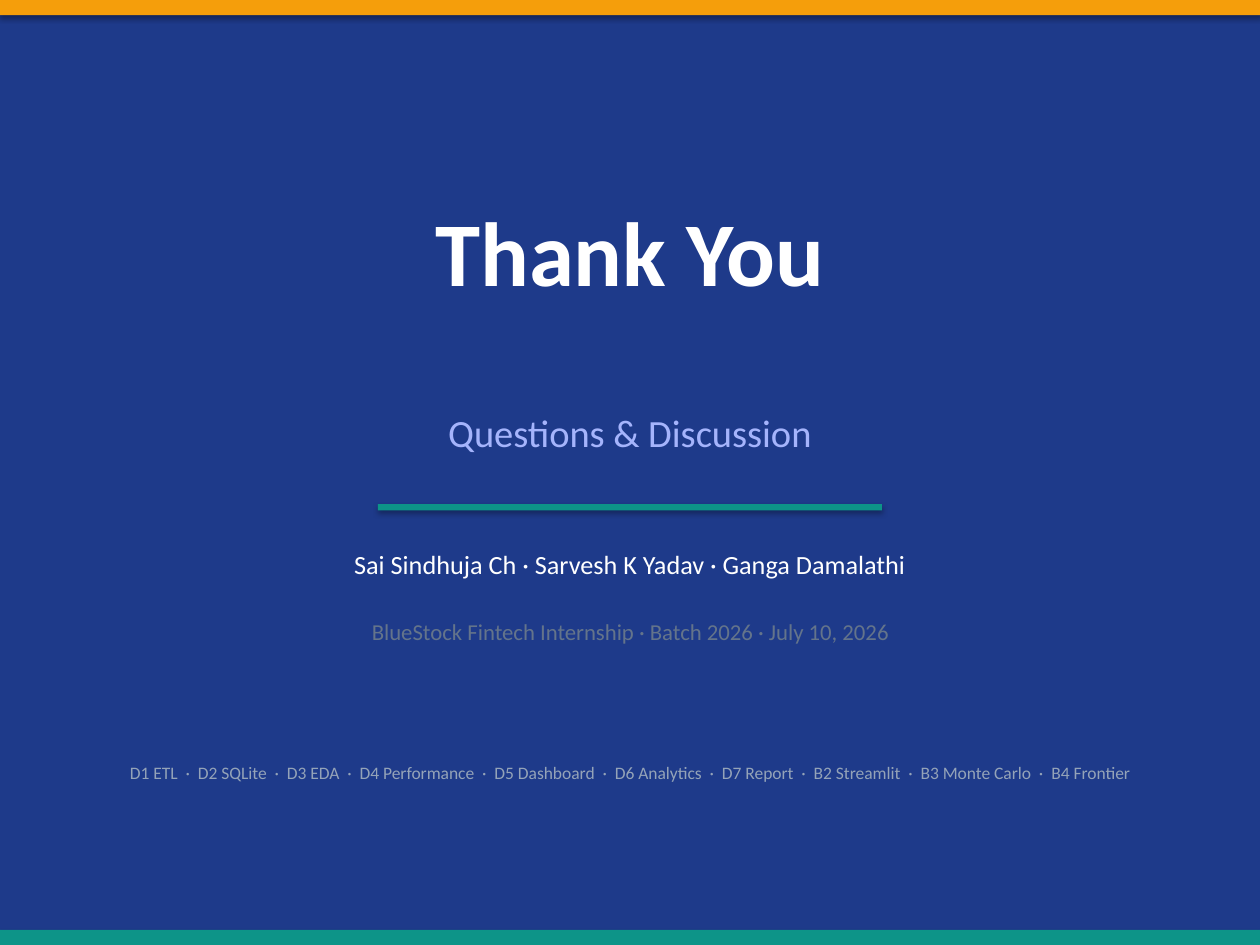
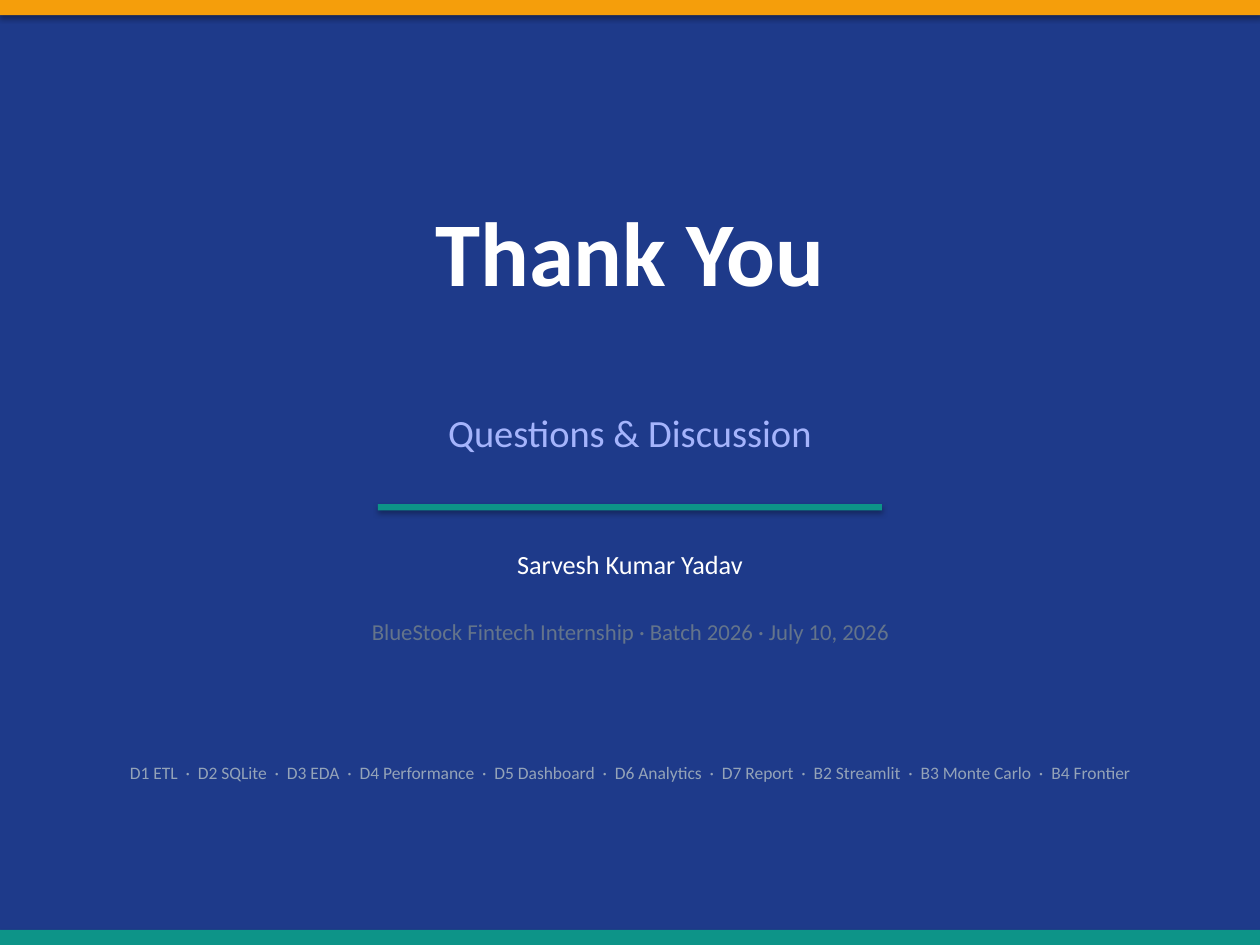
Before and after one commit to imsky1812/BlueStock.in, a slide deck: slide 15 of bluestock_mf_capstone/reports/Presentation.pptx. Drawn at 1260x945 pixels with LibreOffice and Linux fonts; fonts in the diff are those of the drawing. Boxes give left, top, right and bottom in pixels: in the first picture for what was removed or moved away, otherwise in the second. Text is boxed around its words. In the diff, an @@ line names an element or a change of style, - is before the commit and + after.

```diff
--- a/bluestock_mf_capstone/reports/Presentation.pptx
+++ b/bluestock_mf_capstone/reports/Presentation.pptx
@@ text at (517, 555, 742, 574): text changed @@
-Sai Sindhuja Ch · Sarvesh K Yadav · Ganga Damalathi
+Sarvesh Kumar Yadav
```
Also in this commit, not shown: 1 other slide changed, 2 other files.
